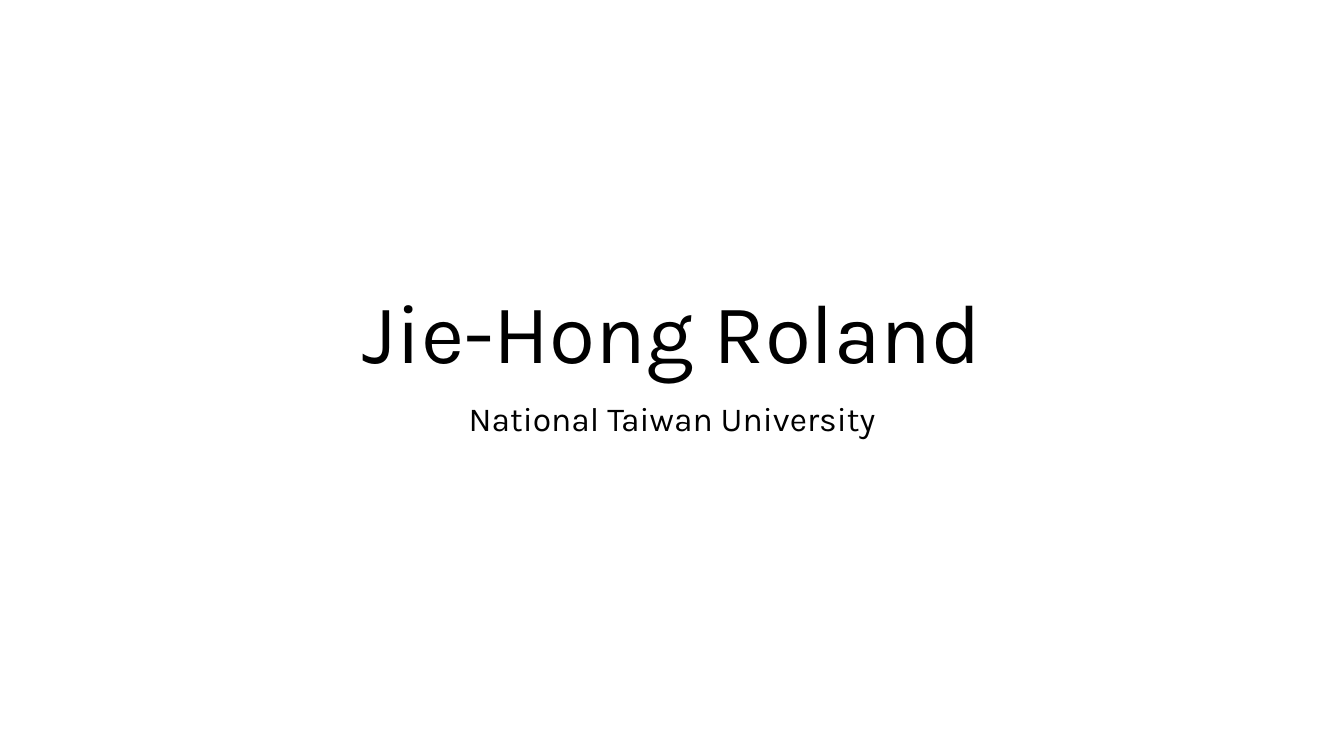
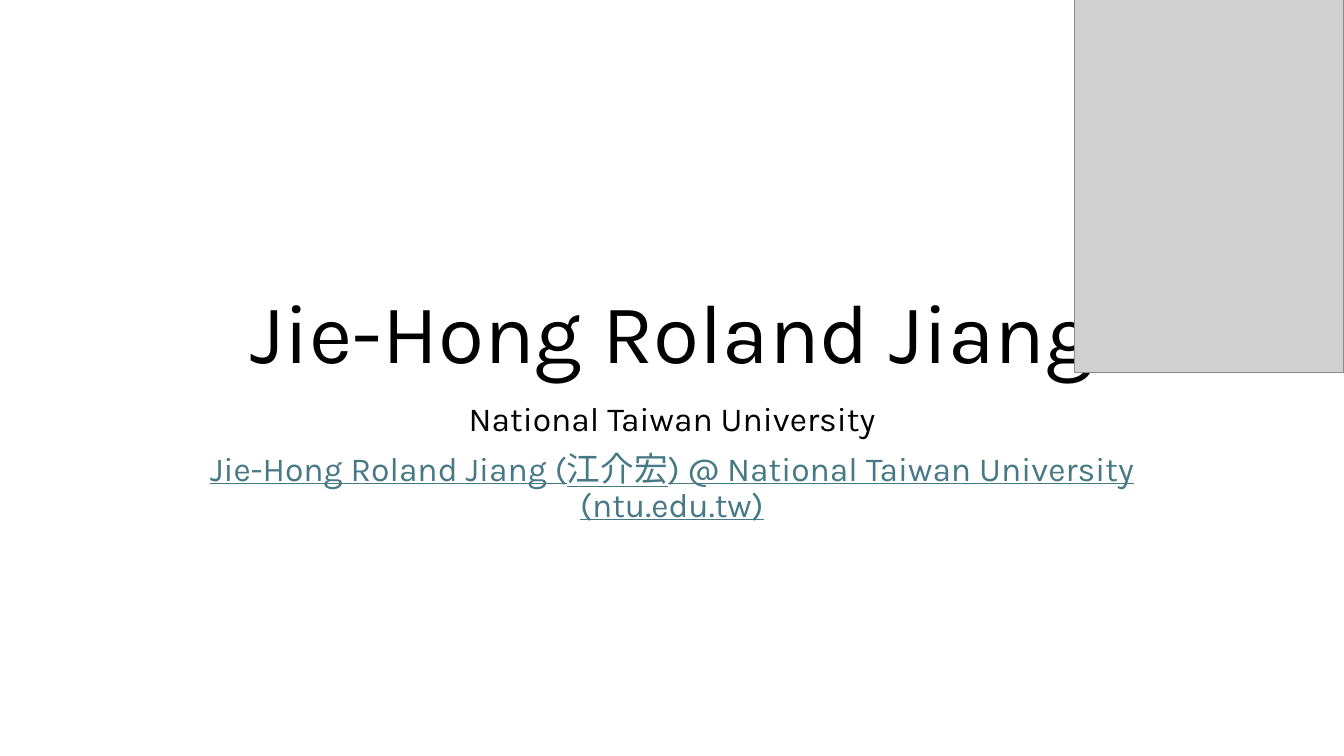
Before and after one commit to NikolajBjorner/ShonanArtOfSAT, a slide deck: slide 6 of Introductions.pptx. Drawn at 1344x756 pixels with LibreOffice and Linux fonts; fonts in the diff are those of the drawing; grey boxes stand for pictures. Boxes give left, top, right and bottom in pixels: in the first picture for what was removed or moved away, otherwise in the second. Text is boxed around its words. In the diff, an @@ line names an element or a change of style, - is before the commit and + after.

Commit message:
updates

```diff
--- a/Introductions.pptx
+++ b/Introductions.pptx
@@ picture added at (1075, 0, 1344, 373) @@
@@ title at (251, 287, 1092, 383): text changed @@
-Jie-Hong Roland
+Jie-Hong Roland Jiang
@@ subtitle at (210, 452, 1133, 521): paragraph added @@
+Jie-Hong Roland Jiang (江介宏) @ National Taiwan University (ntu.edu.tw)
```
Also in this commit, not shown: 16 other slides changed.
